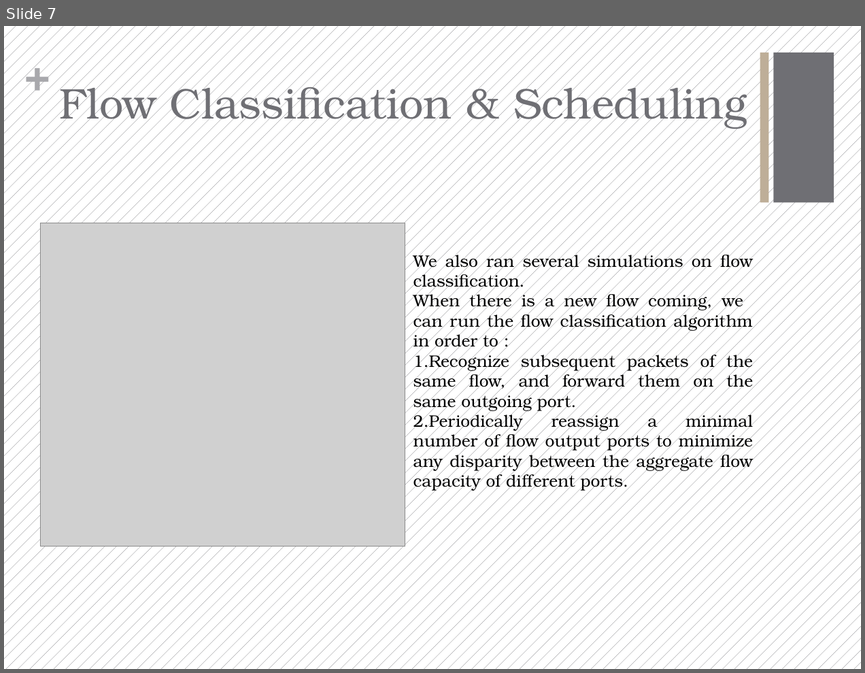
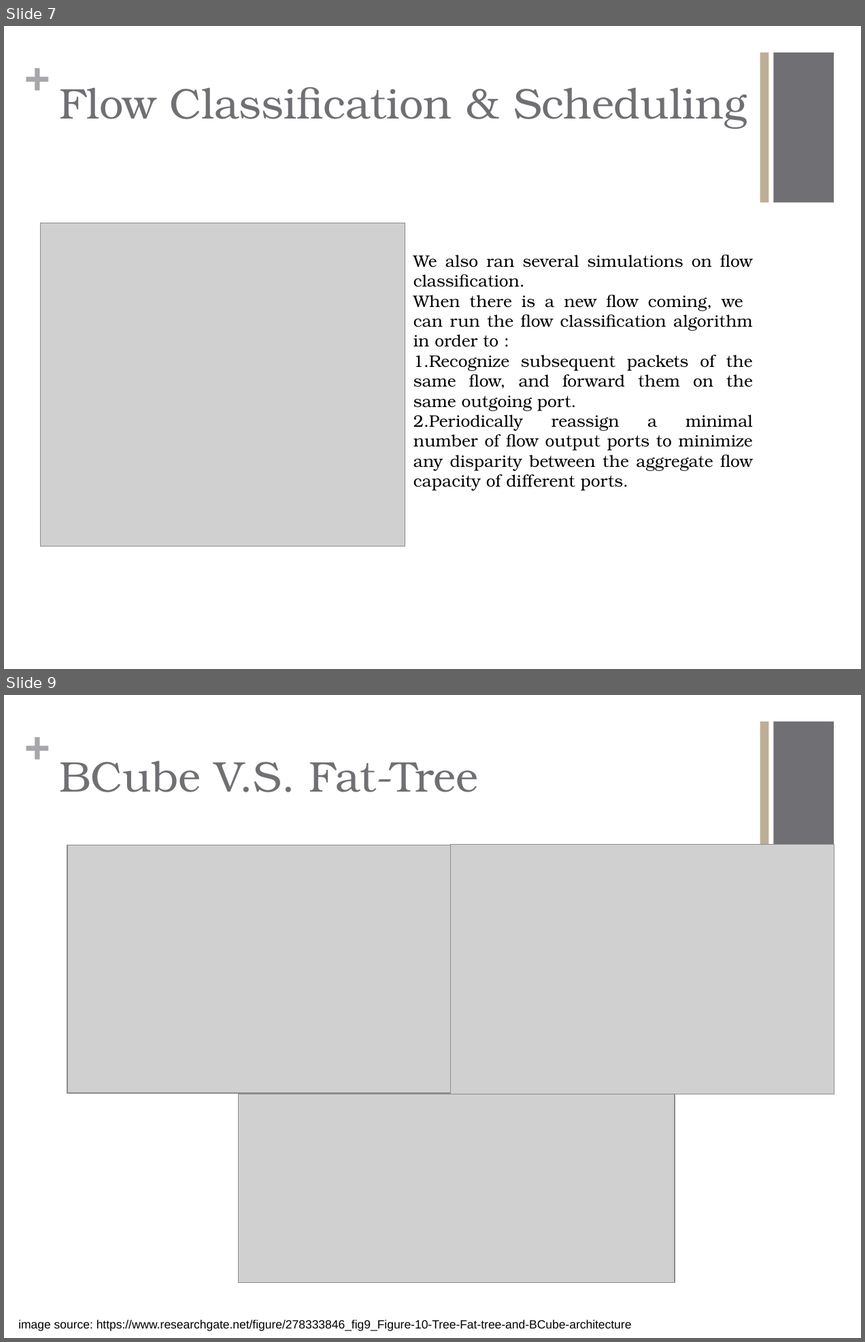
Before and after one commit to Fu-Yilei/Scalable-data-center-simulation, a slide deck: Presentation/presentation.pptx. Shown one above the other, each under a label of ours: slide 7 before the commit, slides 7 and 9 after it; the slides between them are not shown. The pictures are 865x673 and 865x1342 pixels, drawn with LibreOffice and Linux fonts; fonts in the diff are those of the drawing; grey boxes stand for pictures. Boxes give left, top, right and bottom in pixels: in the first picture for what was removed or moved away, otherwise in the second. Text is boxed around its words. In the diff, an @@ line names an element or a change of style, - is before the commit and + after.

```diff
--- a/Presentation/presentation.pptx
+++ b/Presentation/presentation.pptx
@@ slide 9 added at [4, 695, 861, 1338], background #FFFFFF; not listed: 3 template elements that a slide beside it also shows @@
@@ title added at [59, 761, 479, 792], 36 pt, text #6F6F74 @@
+BCube V.S. Fat-Tree
@@ picture added at [67, 845, 450, 1093] @@
@@ picture added at [450, 844, 834, 1093] @@
@@ picture added at [238, 1093, 674, 1282] @@
@@ text added at [18, 1319, 632, 1331], 10 pt, text #000000 @@
+image source: https://www.researchgate.net/figure/278333846_fig9_Figure-10-Tree-Fat-tree-and-BCube-architecture
@@ slide 7 changed as well @@
@@ background pattern #6F6F74 on #FFFFFF to #FFFFFF @@
@@ text "+" at [24, 48, 50, 99]: text colour #A8A8AC to #A7A7AB @@
@@ title "Flow Classification & Scheduling" rewrapped from [59, 78, 747, 129] to [59, 87, 747, 129] @@
@@ text "We also ran several simulations ..." rewrapped from [413, 251, 753, 490] to [413, 254, 753, 490] @@
```
Also in this commit, not shown: 7 other slides changed, 1 other slide added, 4 other files.
